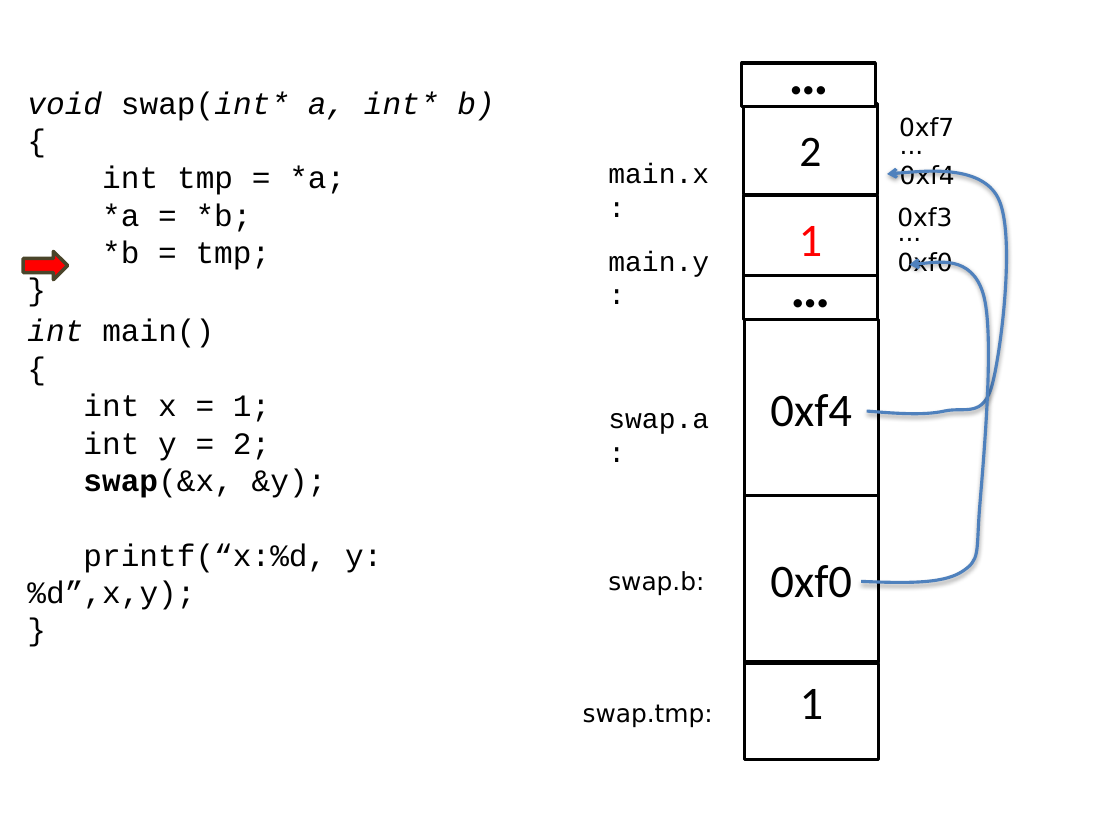
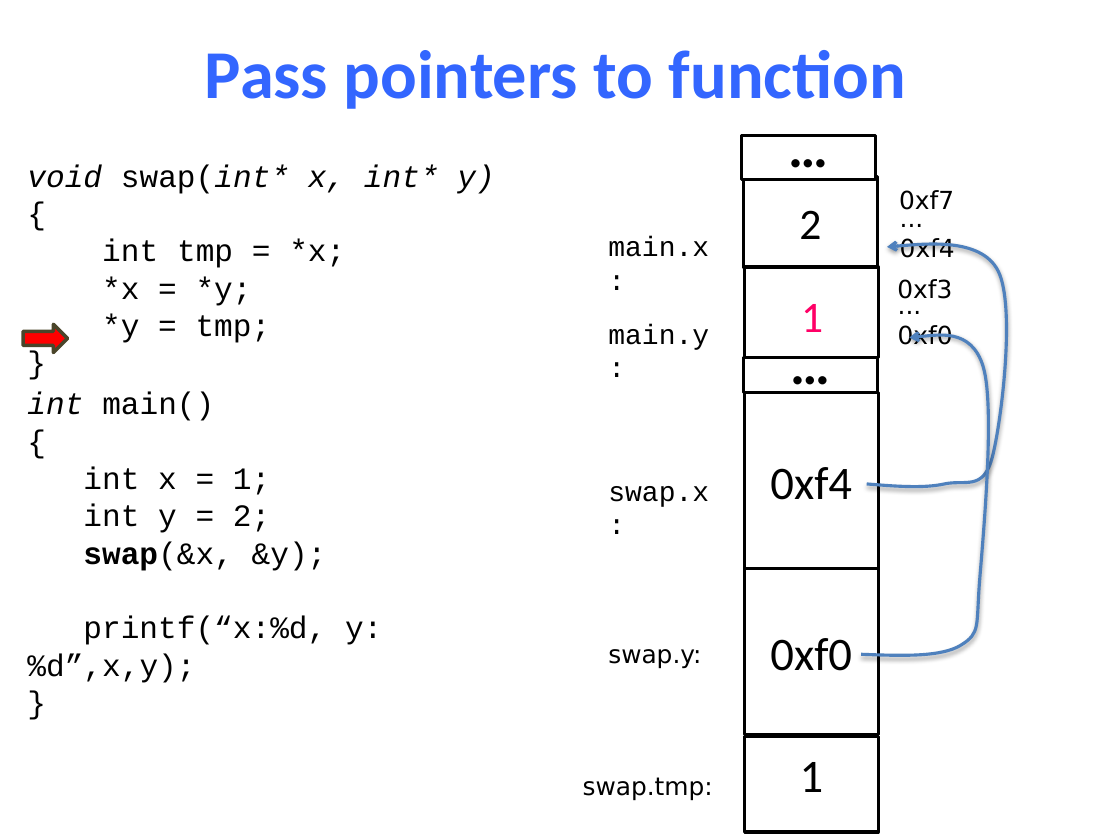
Before and after one commit to NYU-CSO/nyu-cso.github.io, a slide deck: slide 34 of notes/05-pointer_array.pptx (slide 36 before the commit). Drawn at 1120x840 pixels with LibreOffice and Linux fonts; fonts in the diff are those of the drawing. Boxes give left, top, right and bottom in pixels: in the first picture for what was removed or moved away, otherwise in the second. Text is boxed around its words. In the diff, an @@ line names an element or a change of style, - is before the commit and + after.

```diff
--- a/notes/05-pointer_array.pptx
+++ b/notes/05-pointer_array.pptx
@@ title added at <box>205,50,906,109</box>, 44 pt, text #3366FF, bold @@
+Pass pointers to function
@@ 8 texts, 5 rectangles, 2 freeform shapes, 1 right arrow: place and size @@
-8 texts, 5 rectangles, 2 freeform shapes, 1 right arrow at <box>24,63,1007,759</box>
+8 texts, 5 rectangles, 2 freeform shapes, 1 right arrow at <box>24,136,1007,832</box>
@@ text at <box>27,164,494,194</box>: text changed @@
-void swap(int* a, int* b)
+void swap(int* x, int* y)
@@ text at <box>102,239,345,343</box>: text changed @@
-int tmp = *a;
-*a = *b;
-*b = tmp;
+int tmp = *x;
+*x = *y;
+*y = tmp;
@@ rectangle added at <box>745,267,878,357</box>, outline #000000 2 pt, 28 pt, text #000000 @@
+2
@@ text "1": place and size @@
-text "1" at <box>744,196,877,280</box>
+text "1" at <box>790,283,832,347</box>
@@ text "1" at <box>790,283,832,347</box>: size 30 to 28 pt, text colour #FF0000 to #FF0066; alignment centre to left; vertical alignment middle to top; outline #000000 2 pt to none @@
@@ text "...": place and size @@
-text "..." at <box>898,252,953,272</box>
+text "..." at <box>898,325,953,345</box>
@@ rectangle "…": place and size @@
-rectangle "…" at <box>744,276,877,319</box>
+rectangle "…" at <box>744,357,877,392</box>
@@ text at <box>608,486,709,507</box>: text changed @@
-swap.a:
+swap.x:
@@ text at <box>608,649,701,669</box>: text changed @@
-swap.b:
+swap.y:
```
Also in this commit, not shown: 26 other slides changed, 9 slides added, 111 slides removed, 3 other files.
